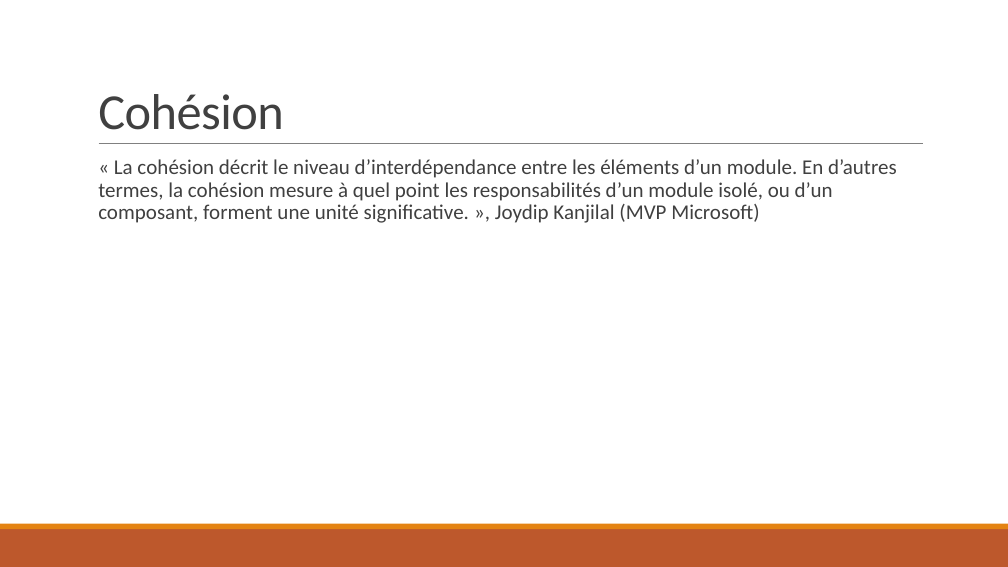
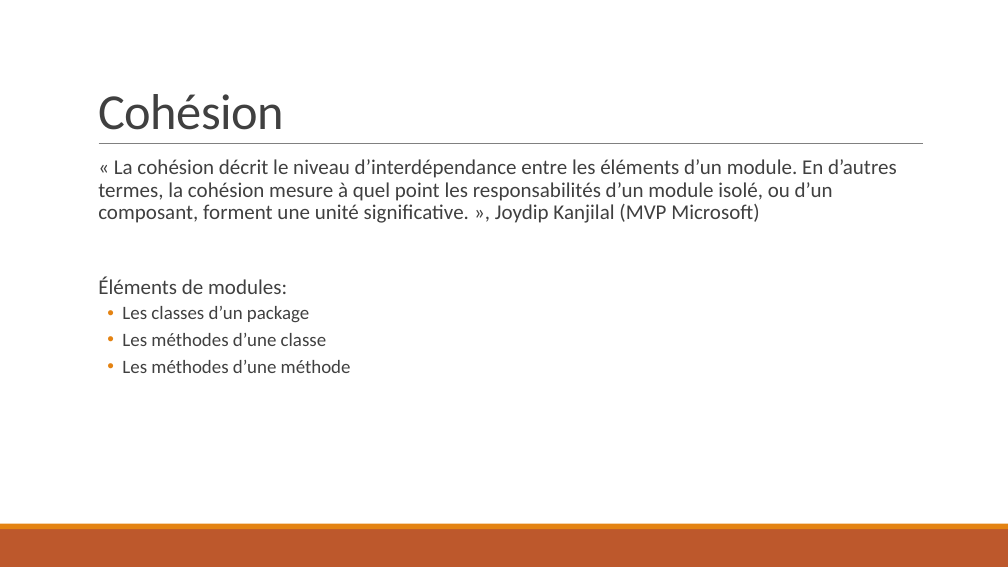
Before and after one commit to JeanFulbert/SolidPresentation, a slide deck: slide 2 of SOLID - 4 DIP.pptx. Drawn at 1008x567 pixels with LibreOffice and Linux fonts; fonts in the diff are those of the drawing. Boxes give left, top, right and bottom in pixels: in the first picture for what was removed or moved away, otherwise in the second. Text is boxed around its words. In the diff, an @@ line names an element or a change of style, - is before the commit and + after.

```diff
--- a/SOLID - 4 DIP.pptx
+++ b/SOLID - 4 DIP.pptx
@@ text at [98,277,351,373]: paragraphs added @@
+  Éléments de modules:
+  • Les classes d’un package
+  • Les méthodes d’une classe
+  • Les méthodes d’une méthode
```
Also in this commit, not shown: 2 other slides changed, 1 other file.
